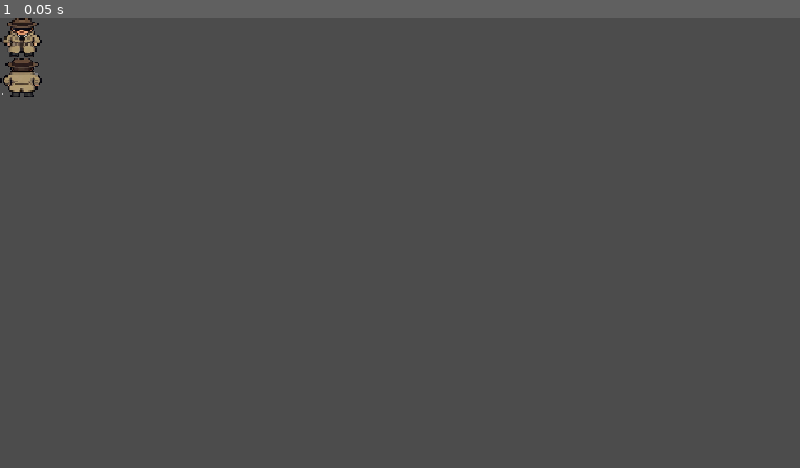
Above: before the commit, frame 1.
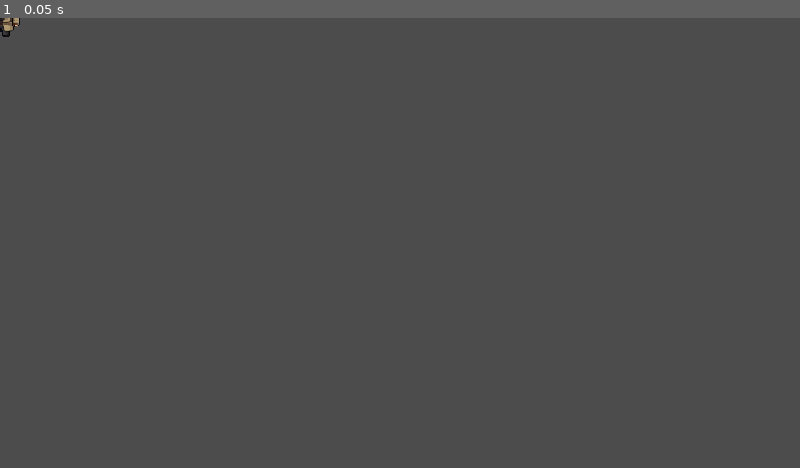
Above: after the commit, the same moment.

Repository: jordioasis/TFG
Game: Godot game, scene res://entities/player/player.tscn
Two runs of this game, one before a commit and one after it. Both use one fixed random seed, a clock stepped at 60 frames per second and the inputs below. This scene is started directly instead of the project's main scene.
Inputs:
- Up to frame 1 (0.05 s): no input

The runs differ from the first frame. In frame 1, 0.6% of the frame differs, in the area x 0-6%, y 0-18%.

Commit message:
player_scene_updates

Diff:
--- a/Game/Misteris Urbans/entities/player/player.tscn
+++ b/Game/Misteris Urbans/entities/player/player.tscn
@@ -22,7 +22,7 @@
 }
 
 [sub_resource type="Animation" id=3]
-resource_name = "caminar_v"
+resource_name = "caminar_down"
 length = 0.8
 loop = true
 step = 0.2
@@ -39,12 +39,93 @@
 "values": [ 0, 1 ]
 }
 
+[sub_resource type="Animation" id=4]
+resource_name = "caminar_left"
+loop = true
+tracks/0/type = "value"
+tracks/0/path = NodePath("Sprite:frame")
+tracks/0/interp = 1
+tracks/0/loop_wrap = true
+tracks/0/imported = false
+tracks/0/enabled = true
+tracks/0/keys = {
+"times": PoolRealArray( 0, 0.6 ),
+"transitions": PoolRealArray( 1, 1 ),
+"update": 1,
+"values": [ 4, 5 ]
+}
+
+[sub_resource type="Animation" id=5]
+resource_name = "caminar_right"
+loop = true
+tracks/0/type = "value"
+tracks/0/path = NodePath("Sprite:frame")
+tracks/0/interp = 1
+tracks/0/loop_wrap = true
+tracks/0/imported = false
+tracks/0/enabled = true
+tracks/0/keys = {
+"times": PoolRealArray( 0, 0.6 ),
+"transitions": PoolRealArray( 1, 1 ),
+"update": 1,
+"values": [ 6, 7 ]
+}
+
+[sub_resource type="Animation" id=6]
+resource_name = "caminar_up"
+loop = true
+tracks/0/type = "value"
+tracks/0/path = NodePath("Sprite:frame")
+tracks/0/interp = 1
+tracks/0/loop_wrap = true
+tracks/0/imported = false
+tracks/0/enabled = true
+tracks/0/keys = {
+"times": PoolRealArray( 0, 0.6 ),
+"transitions": PoolRealArray( 1, 1 ),
+"update": 1,
+"values": [ 2, 3 ]
+}
+
+[sub_resource type="Animation" id=7]
+resource_name = "idle_back"
+loop = true
+tracks/0/type = "value"
+tracks/0/path = NodePath("Sprite:frame")
+tracks/0/interp = 1
+tracks/0/loop_wrap = true
+tracks/0/imported = false
+tracks/0/enabled = true
+tracks/0/keys = {
+"times": PoolRealArray( 0, 0.3, 0.6, 0.8 ),
+"transitions": PoolRealArray( 1, 1, 1, 1 ),
+"update": 1,
+"values": [ 12, 13, 14, 15 ]
+}
+
+[sub_resource type="Animation" id=8]
+resource_name = "idle_front"
+loop = true
+tracks/0/type = "value"
+tracks/0/path = NodePath("Sprite:frame")
+tracks/0/interp = 1
+tracks/0/loop_wrap = true
+tracks/0/imported = false
+tracks/0/enabled = true
+tracks/0/keys = {
+"times": PoolRealArray( 0, 0.4, 0.7, 0.9 ),
+"transitions": PoolRealArray( 1, 1, 1, 1 ),
+"update": 1,
+"values": [ 8, 9, 10, 11 ]
+}
+
 [node name="player" type="KinematicBody2D"]
 
 [node name="Sprite" type="Sprite" parent="."]
 position = Vector2( 1, -1 )
 texture = ExtResource( 1 )
-hframes = 2
+hframes = 4
+vframes = 4
 
 [node name="CollisionShape2D" type="CollisionShape2D" parent="."]
 visible = false
@@ -52,5 +133,11 @@
 shape = SubResource( 1 )
 
 [node name="AnimationPlayer" type="AnimationPlayer" parent="."]
+autoplay = "caminar_down"
 anims/RESET = SubResource( 2 )
-anims/caminar_v = SubResource( 3 )
+anims/caminar_down = SubResource( 3 )
+anims/caminar_left = SubResource( 4 )
+anims/caminar_right = SubResource( 5 )
+anims/caminar_up = SubResource( 6 )
+anims/idle_back = SubResource( 7 )
+anims/idle_front = SubResource( 8 )
Not shown: 1 places in Game/Misteris Urbans/entities/player/player.tscn that only renumber resources
Binary file changed: Game/Misteris Urbans/entities/player/player1_jgc.png
Not shown, removed: Documentacio/imatges/sprites/player/player_walk_v1.png
Not shown, removed: Documentacio/imatges/sprites/player/player_walk_v2.png
Not shown, removed: Documentacio/imatges/sprites/player/playr_test1.png
Not shown, removed: Documentacio/sprite_test_player.jpeg
